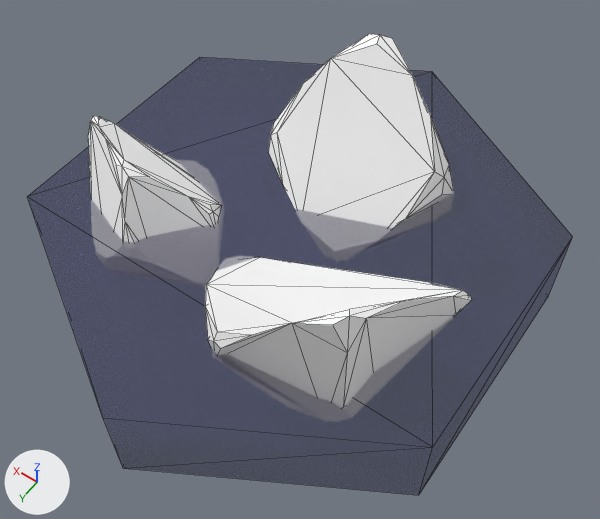
The glTF model assets/models/glTF/HexCell_Arctic_1.glb, before and after one commit.
One viewpoint serves both versions: a camera (50 mm lens) standing at (-1.189, 1.631, 2.438) and looking at (-0.08, 0.078, -0.002). Arrows for +X, +Y and +Z are at lower left; the lights stay in place. Mesh edges are drawn as thin lines. Vertices at the same position are counted once.

Names of what the first picture shows: 'HexCell_Arctic_1'.
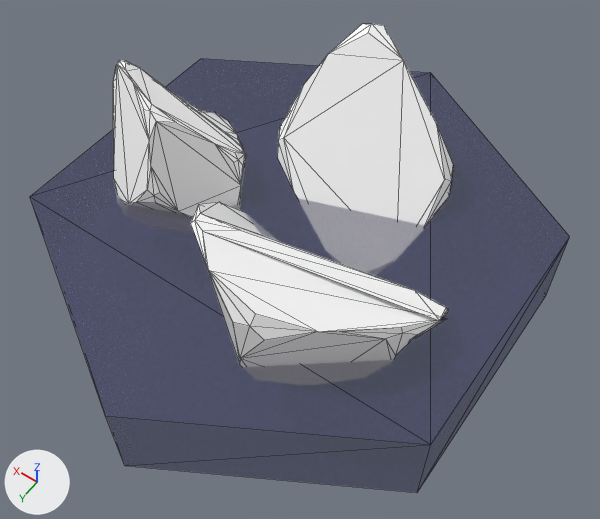
Scene script edits in JSON lines:
```json
{"block": "me_circle_006", "where": "# used by ob_hexcell_arctic_1; location = (0.0, 0.0, 0.0); scale = (1.01, 1.01, 1.01)"}
{"op": "remove", "block": "me_circle_006", "code": "me_circle_006.from_pydata(...)  # 216 vertices, 416 faces; spans x -0.87..0.87, y -1.0..1.0, z -0.47..0.63"}
{"op": "add", "block": "me_circle_006", "code": "me_circle_006.from_pydata(...)  # 215 vertices, 414 faces; spans x -0.87..0.87, y -1.0..1.0, z -0.33..0.62"}
{"block": "me_circle_006", "change": "me_circle_006 part 1: the loose piece of 92 vertices spanning x 0.18..0.76, y -0.13..0.48, z -0.47..0.39 is turned -2.8 degrees about the y axis through its middle, then moved by (0.02, -0.16, 0.14)"}
{"block": "me_circle_006", "change": "me_circle_006 part 2: the loose piece of 56 vertices spanning x -0.74..0.11, y 0.04..0.64, z -0.09..0.56 is rebuilt with 56 vertices and now spans x -0.71..0.19, y 0.04..0.63, z -0.15..0.5"}
{"block": "me_circle_006", "change": "me_circle_006 part 3: the loose piece of 56 vertices spanning x -0.41..0.26, y -0.78..-0.02, z -0.31..0.63 is rebuilt with 55 vertices and now spans x -0.43..0.27, y -0.81..-0.03, z -0.31..0.62"}
{"op": "set", "path": "ob_hexcell_arctic_1.scale", "old": "(1.01, 1.01, 1.01)", "new": "(1.0, 1.0, 1.0)"}
```

Changed parts and their boxes (x1, y1, x2, y2) in the pictures (600 x 519 px; the box of a moved part takes in the faces that stretch with it):
```json
{"object": "HexCell_Arctic_1", "change": "reshaped, rescaled", "before": [27, 34, 573, 495], "after": [30, 23, 570, 493]}
{"part": 1, "of": "me_circle_006", "change": "moved or reshaped", "before": [88, 116, 220, 243], "after": [113, 60, 246, 217]}
{"part": 2, "of": "me_circle_006", "change": "rebuilt", "before": [205, 257, 472, 408], "after": [191, 202, 448, 367], "on screen": "9% taller"}
{"part": 3, "of": "me_circle_006", "change": "rebuilt", "before": [269, 34, 454, 228], "after": [277, 23, 453, 225]}
```
